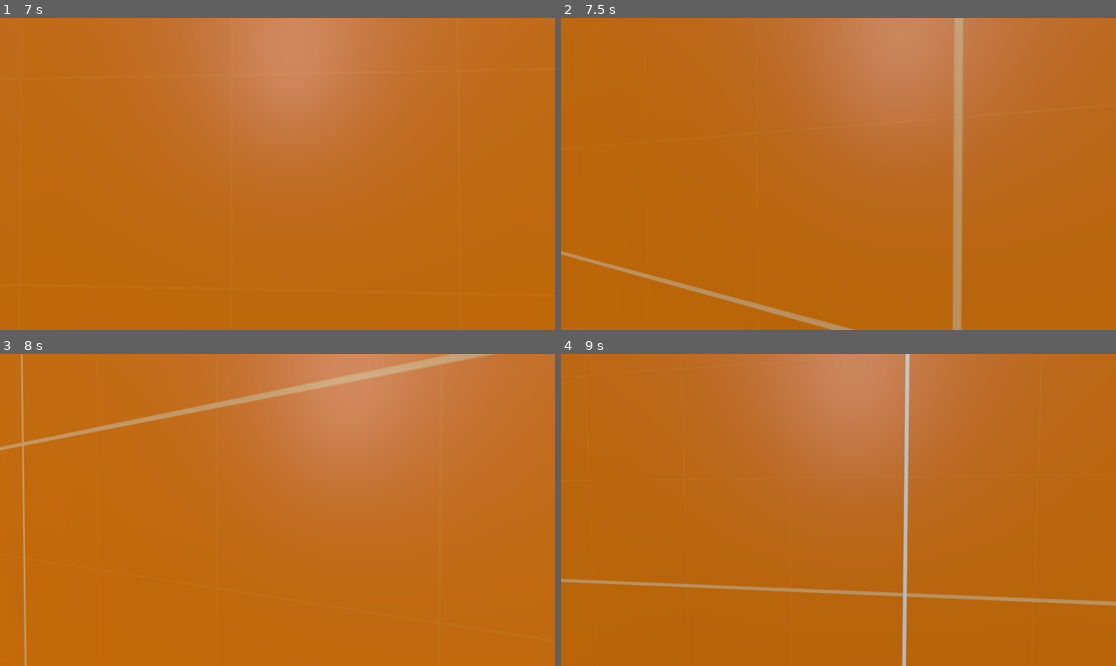
Above: before the commit, frames 1-4 (two rows, left to right).
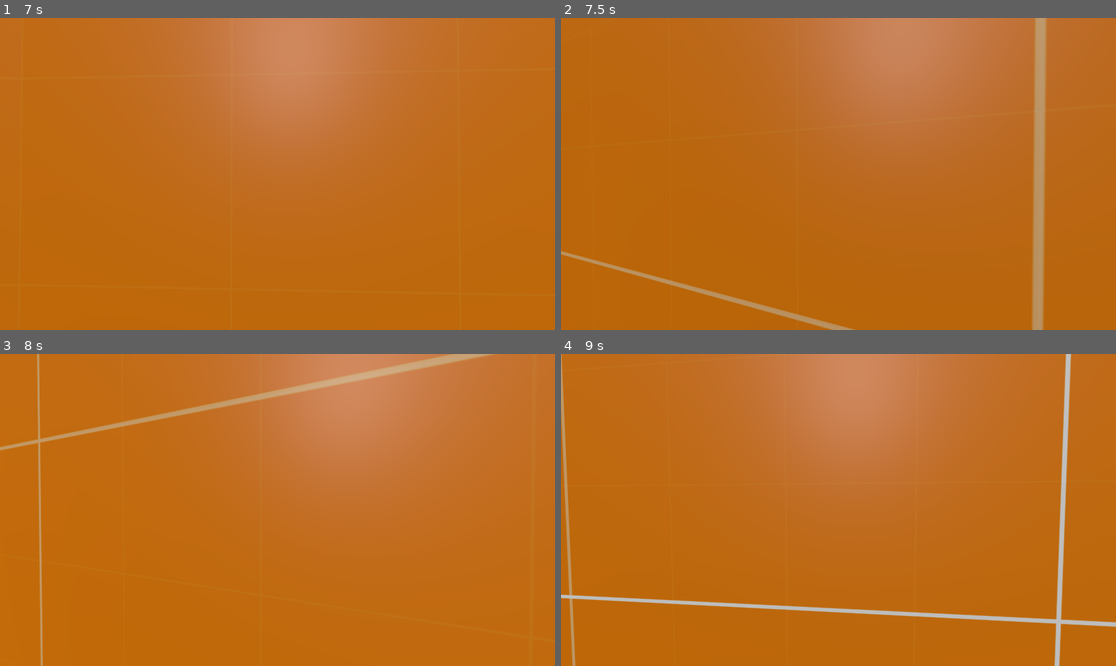
Above: after the commit, the same moments.

Repository: Checkmate-Chris1/lucifers-colosseum
Game: Godot game, scene res://main.tscn
Same seed, same stepped clock (60 frames per second), same inputs: the game is played once before the commit and once after it.
Inputs (mouse positions are in pixels of both pictures, inside the frame that each line leads up to):
- Up to frame 1 (7 s): move the mouse to (305, 174) at 0.52 s; hold W (move_forward) 0.53-5.78 s; tap Shift (slam) every 0.75 s from 0.6 to 6.6 s; tap Space (jump) at 0.77, 1.52, 3.02, 3.77, 4.52, 6.02, 6.77 s; move the mouse to (249, 174) at 1.27 s; move the mouse to (288, 167) at 2.02 s; move the mouse to (271, 180) at 2.77 s; move the mouse to (316, 177) at 3.52 s; move the mouse to (233, 170) at 4.27 s; move the mouse to (283, 174) at 5.02 s; tap Enter at 5.75 s; move the mouse to (255, 167) at 5.77 s; hold D (move_right) 5.78-6.53 s; move the mouse to (305, 174) at 6.52 s; hold W (move_forward) from 6.53 s (still down)
- Up to frame 2 (7.5 s): keep holding W (move_forward); move the mouse to (810, 174) at 7.27 s; tap Shift (slam) at 7.35 s
- Up to frame 3 (8 s): keep holding W (move_forward); tap Space (jump) at 7.52 s
- Up to frame 4 (9 s): move the mouse to (849, 503) at 8.02 s; tap Shift (slam) at 8.1, 8.85 s; tap Space (jump) at 8.75 s; move the mouse to (832, 516) at 8.77 s; release W (move_forward) at 8.78 s; hold A (move_left) from 8.78 s (still down)

Frame 1 is identical in both runs. In frame 2, 3.6% of the frame differs, in the area x 70-88%, y 0-100%; in frame 3, 0.8%; in frame 4, 4.9%, in the area x 0-100%, y 0-100%.

Commit message:
soul turns toward player

Diff:
--- a/entities/enemies/tormentedSoul/tormentedSoul.gd
+++ b/entities/enemies/tormentedSoul/tormentedSoul.gd
@@ -16,6 +16,7 @@
 	velocity = Vector3.ZERO
 	nav_agent.target_position = player.global_position
 	var next_point = nav_agent.get_next_path_position()
+	look_at(Vector3(player.global_position.x, player.global_position.y, player.global_position.z), Vector3.UP)
 	velocity = (next_point - global_position).normalized() * SPEED
 
 	move_and_slide()
--- a/entities/enemies/tormentedSoul/tormentedSoul.tscn
+++ b/entities/enemies/tormentedSoul/tormentedSoul.tscn
@@ -6,7 +6,10 @@
 
 [sub_resource type="CapsuleMesh" id="CapsuleMesh_h2yge"]
 
+[sub_resource type="BoxMesh" id="BoxMesh_nobi8"]
+
 [node name="CharacterBody3D" type="CharacterBody3D"]
+transform = Transform3D(-4.371139e-08, 0, 1, 0, 1, 0, -1, 0, -4.371139e-08, 0, 0, 0)
 script = ExtResource("1_nobi8")
 
 [node name="CollisionShape3D" type="CollisionShape3D" parent="."]
@@ -16,3 +19,7 @@
 mesh = SubResource("CapsuleMesh_h2yge")
 
 [node name="NavigationAgent3D" type="NavigationAgent3D" parent="."]
+
+[node name="MeshInstance3D2" type="MeshInstance3D" parent="."]
+transform = Transform3D(0.3368455, 0, 0, 0, 0.53843886, 0.09318602, 0, -0.123318955, 0.40687153, 0, 0.808, -0.498)
+mesh = SubResource("BoxMesh_nobi8")
--- a/main.tscn
+++ b/main.tscn
@@ -12,5 +12,5 @@
 transform = Transform3D(1, 0, 0, 0, 1, 0, 0, 0, 1, 0, 1, 0)
 
 [node name="CharacterBody3D" parent="." instance=ExtResource("3_h2yge")]
-transform = Transform3D(1, 0, 0, 0, 1, 0, 0, 0, 1, -8.744523, 1.176698, 0)
+transform = Transform3D(1, 0, 0, 0, 1, 0, 0, 0, 1, 0.10507059, 1.176698, 12.016827)
 player_parent = NodePath("../Node3D")
Not shown: 1 places in entities/enemies/tormentedSoul/tormentedSoul.tscn that only renumber resources
